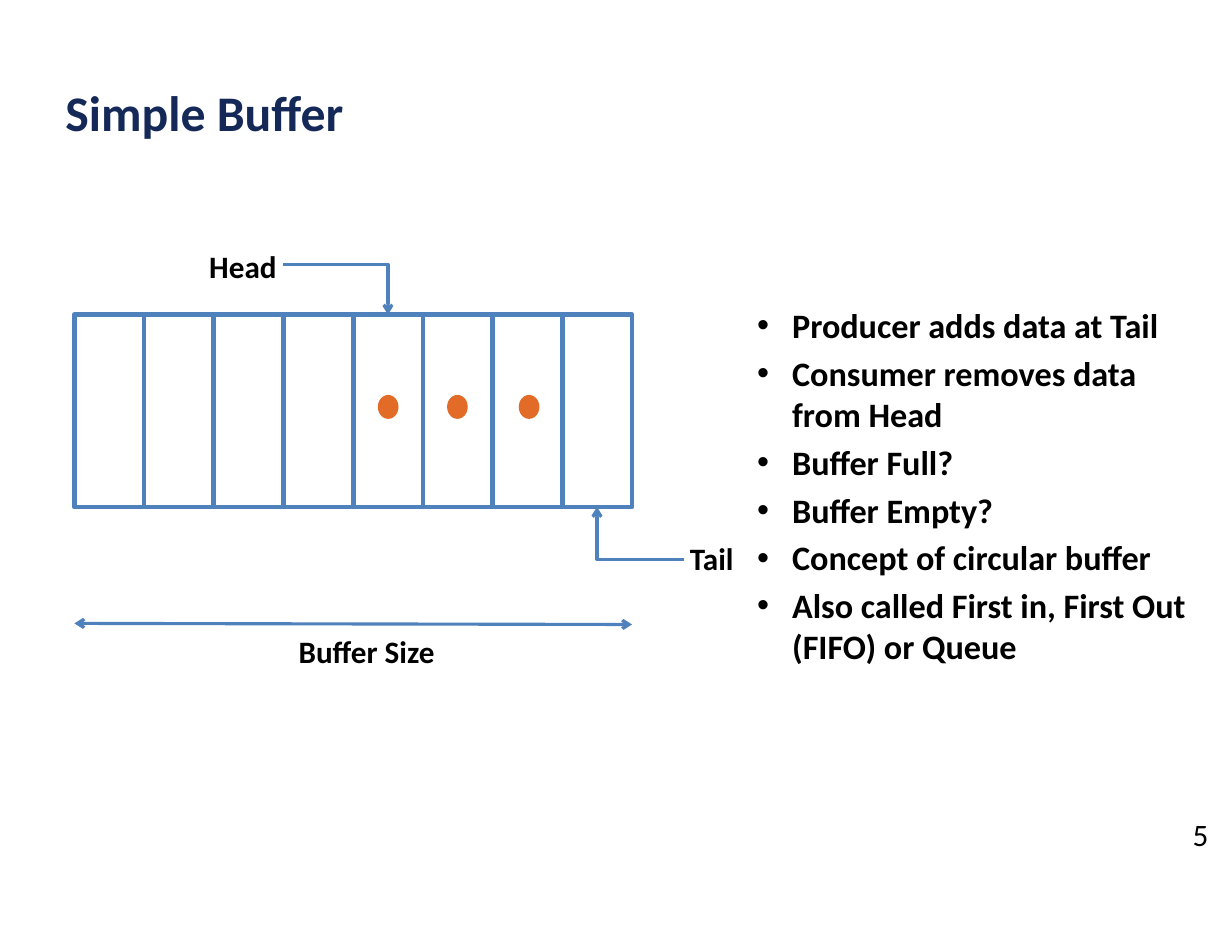
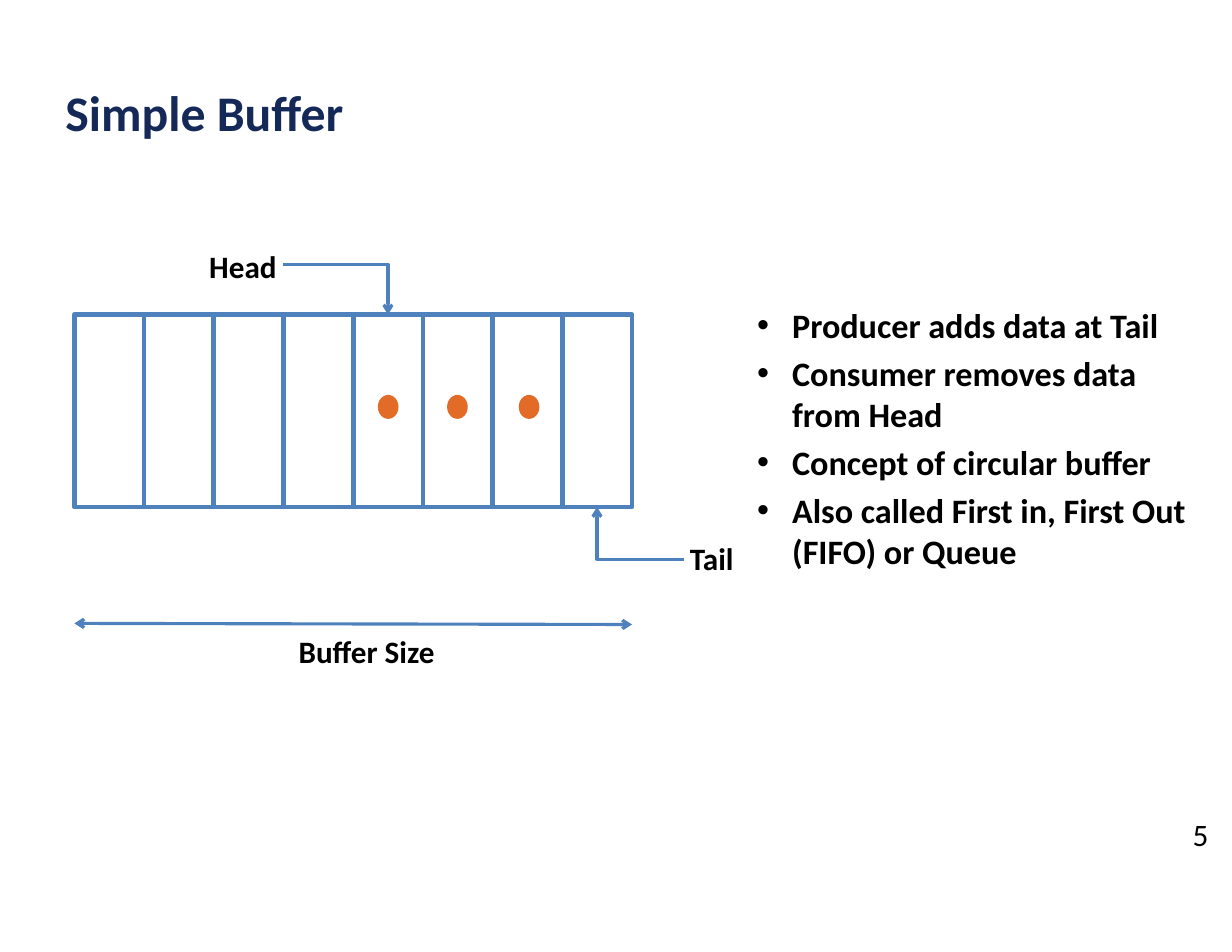
Before and after one commit to ubhowmik/ECE220, a slide deck: slide 5 of Lecture#16/Lecture_16_presentation.pptx. Drawn at 1232x952 pixels with LibreOffice and Linux fonts; fonts in the diff are those of the drawing; background and template pictures are left out. Boxes give left, top, right and bottom in pixels: in the first picture for what was removed or moved away, otherwise in the second. Text is boxed around its words. In the diff, an @@ line names an element or a change of style, - is before the commit and + after.

```diff
--- a/Lecture#16/Lecture_16_presentation.pptx
+++ b/Lecture#16/Lecture_16_presentation.pptx
@@ text at [792,451,993,529]: paragraphs removed @@
-• Buffer Full?
-• Buffer Empty?
```
